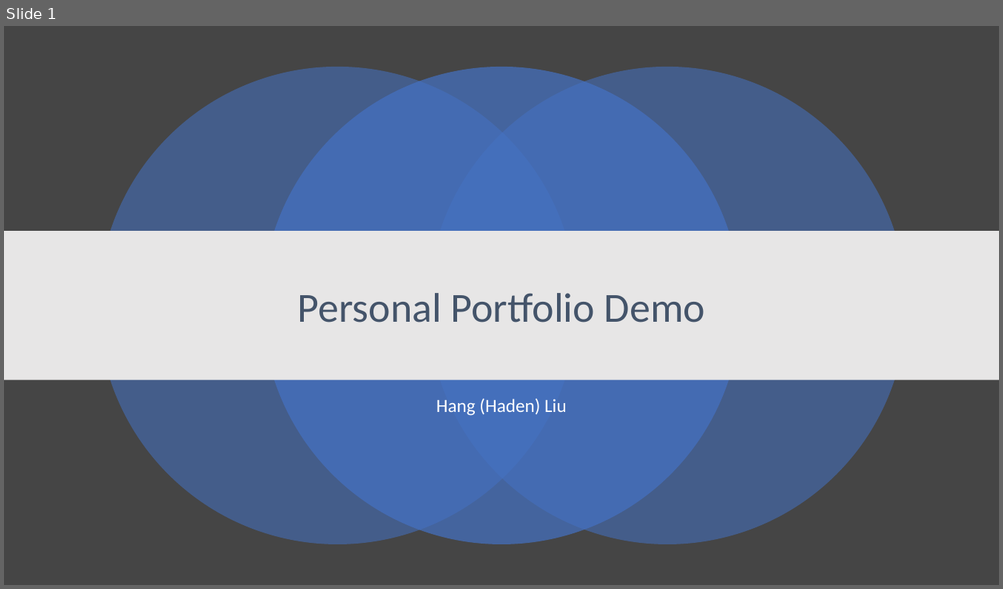
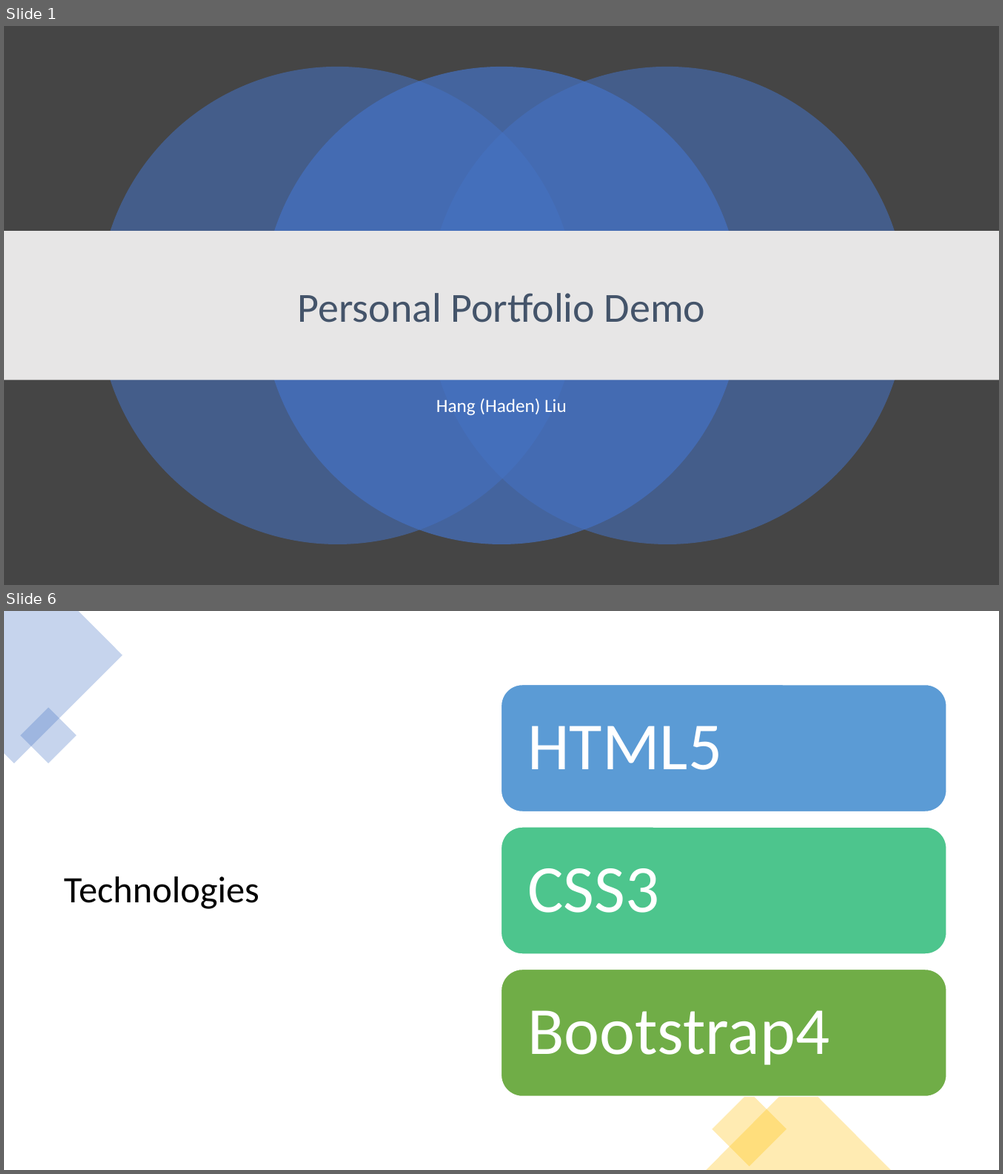
Before and after one commit to haden-liu/Hang-Liu_T1A2, a slide deck: assets/Presentation1.pptx. Shown one above the other, each under a label of ours: slide 1 before the commit, slides 1 and 6 after it; the slides between them are not shown. The pictures are 1003x589 and 1003x1174 pixels, drawn with LibreOffice and Linux fonts; fonts in the diff are those of the drawing. Boxes give left, top, right and bottom in pixels: in the first picture for what was removed or moved away, otherwise in the second. Text is boxed around its words. In the diff, an @@ line names an element or a change of style, - is before the commit and + after.

```diff
--- a/assets/Presentation1.pptx
+++ b/assets/Presentation1.pptx
@@ slide 6 added at bbox=[4, 611, 999, 1170], background #FFFFFF @@
@@ freeform shape added at bbox=[4, 611, 122, 763], fill #4472C4 at 30% opacity @@
@@ rectangle added at bbox=[20, 707, 77, 763], fill #4472C4 at 30% opacity @@
@@ title added at bbox=[64, 877, 259, 909], 36 pt, text #000000 @@
+Technologies
@@ group added at bbox=[501, 685, 946, 1096]: 3 rounded rectangles, 3 texts @@
+HTML5
+CSS3
+Bootstrap4
@@ triangle added at bbox=[706, 1078, 891, 1170], fill #FFC000 at 30% opacity @@
@@ rectangle added at bbox=[711, 1093, 786, 1167], fill #FFC000 at 30% opacity @@
```
Also in this commit, not shown: 5 other slides added, 1 slide removed, 2 other files.
